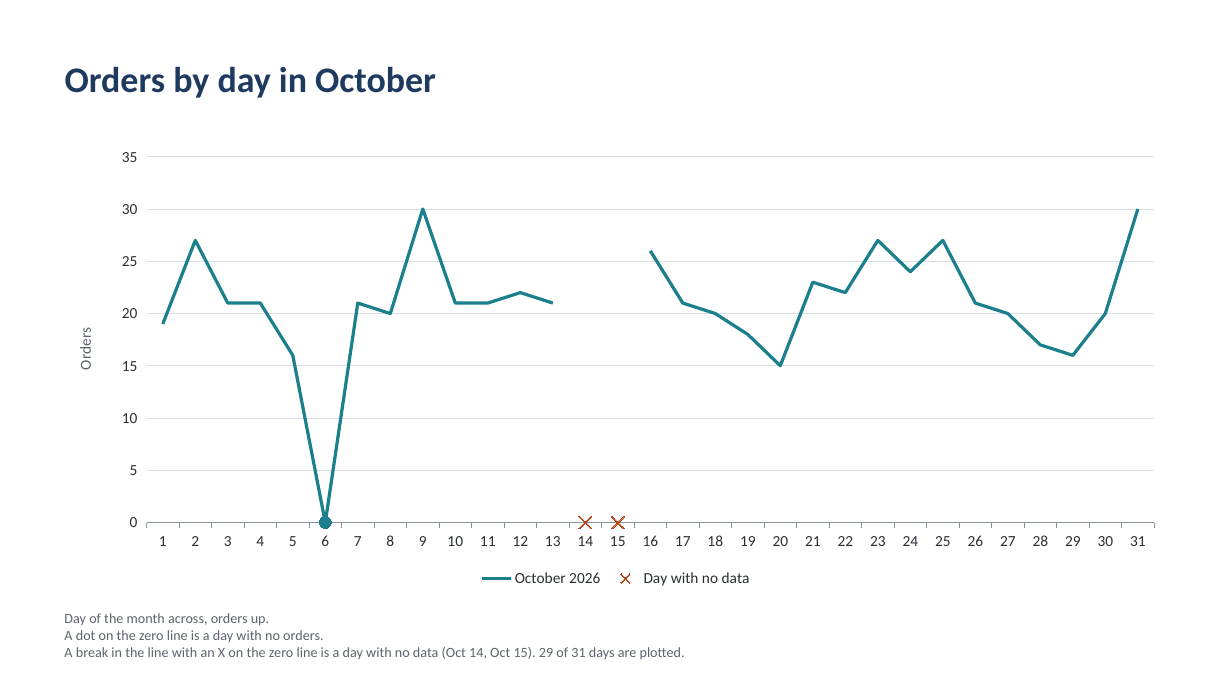
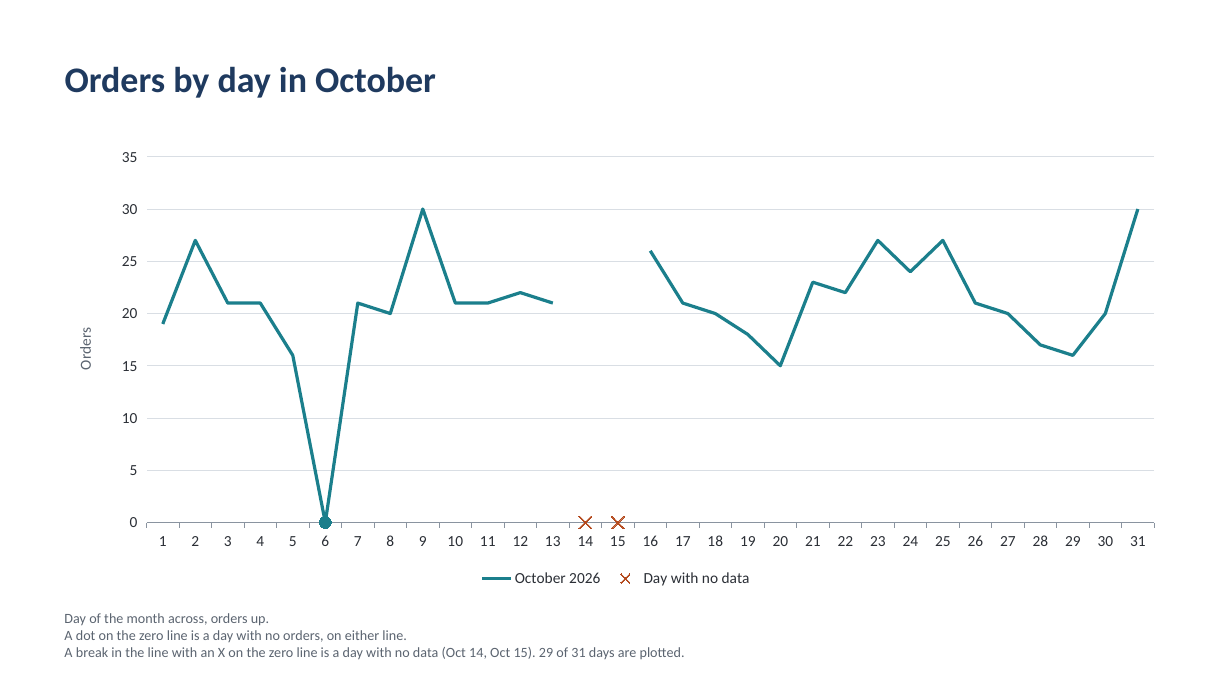
Before and after one commit to Exalt24/api-analytics-hub, a slide deck: slide 4 of docs/monthly-report-sample/report_2026-10.pptx. Drawn at 1232x693 pixels with LibreOffice and Linux fonts; fonts in the diff are those of the drawing. Boxes give left, top, right and bottom in pixels: in the first picture for what was removed or moved away, otherwise in the second. Text is boxed around its words. In the diff, an @@ line names an element or a change of style, - is before the commit and + after.

```diff
--- a/docs/monthly-report-sample/report_2026-10.pptx
+++ b/docs/monthly-report-sample/report_2026-10.pptx
@@ text at box(64, 630, 407, 642): text changed @@
-A dot on the zero line is a day with no orders.
+A dot on the zero line is a day with no orders, on either line.
```
Also in this commit, not shown: 3 other slides changed, 10 other files.
